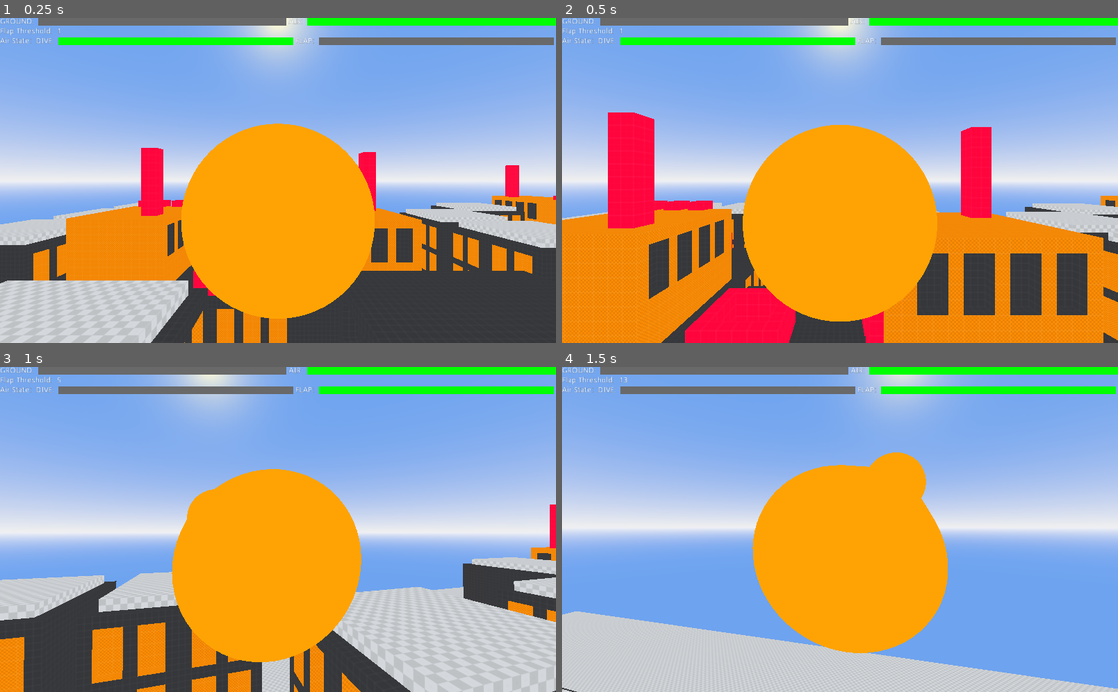
Above: before the commit, frames 1-4 (two rows, left to right).
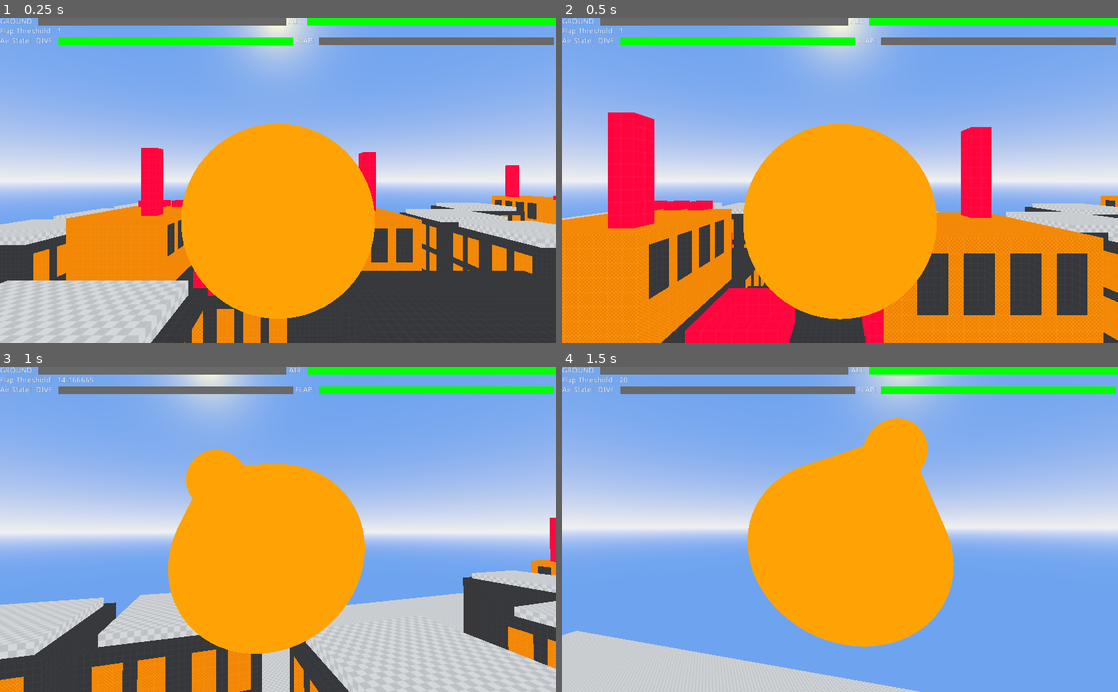
Above: after the commit, the same moments.

Repository: voxelv/birban
Game: Godot game, scene res://main.tscn
Two runs of this game, one before a commit and one after it. Both use one fixed random seed, a clock stepped at 60 frames per second and the inputs below.
Inputs (mouse positions are in pixels of both pictures, inside the frame that each line leads up to):
- Up to frame 1 (0.25 s): no input
- Up to frame 2 (0.5 s): no input
- Up to frame 3 (1 s): move the mouse to (305, 529) at 0.52 s; hold W (move_forward) from 0.53 s (still down); tap Space (jump) at 0.6, 0.77 s; click (305, 529) at 0.67 s
- Up to frame 4 (1.5 s): keep holding W (move_forward); tap Space (jump) at 1.07, 1.35 s; move the mouse to (812, 529) at 1.27 s

Frame 1 is identical in both runs. In frame 2, 0.4% of the frame differs, in the area x 32-68%, y 32-94%; in frame 3, 16%, in the area x 0-100%, y 3-100%; in frame 4, 9.8%.

Commit message:
stuff

Diff:
--- a/main.tscn
+++ b/main.tscn
@@ -162,8 +162,6 @@
 speed = 20.0
 acceleration = 20.0
 main_path = NodePath("../..")
-air_color_path = NodePath("../../ui/VBoxContainer/HBoxContainer/air_color")
-ground_color_path = NodePath("../../ui/VBoxContainer/HBoxContainer/ground_color")
 
 [node name="vec_helper" parent="world/player" instance=ExtResource( 7 )]
 color = Color( 1, 0.631373, 0, 1 )
--- a/player.gd
+++ b/player.gd
@@ -30,10 +30,6 @@
 # MOVEMENT DEBUG
 export(NodePath) var main_path
 onready var main := get_node(main_path) as Node
-export(NodePath) var air_color_path
-export(NodePath) var ground_color_path
-onready var air_color : ColorRect = get_node(air_color_path)
-onready var ground_color : ColorRect = get_node(ground_color_path)
 const COLOR_DEFAULT := Color.dimgray
 const COLOR_ON := Color.green
 onready var vec_helper = find_node("vec_helper") as Spatial
@@ -63,6 +59,8 @@
 			Input.set_mouse_mode(Input.MOUSE_MODE_CAPTURED)
 			mouse_captured = true
 	main.find_node("flap_threshold_label").text = str(flap_threshold)
+	main.find_node("air_color").color = COLOR_ON if move_state == MOVE.AIR else COLOR_DEFAULT
+	main.find_node("ground_color").color = COLOR_ON if move_state == MOVE.GROUND else COLOR_DEFAULT
 	main.find_node("air_state_dive_color").color = COLOR_ON if air_state == AIR.DIVE else COLOR_DEFAULT
 	main.find_node("air_state_flap_color").color = COLOR_ON if air_state == AIR.FLAP else COLOR_DEFAULT
 
@@ -86,19 +84,17 @@
 #	var test_string := get_tree().get_root().find_node("test_string") as Label
 	if is_on_floor():
 		if(move_state == MOVE.AIR):
-			air_color.color = COLOR_DEFAULT
-			ground_color.color = COLOR_ON
 			move_state = MOVE.GROUND
 			velocity.y = 0.0
 		velocity = handle_on_ground_movement(delta)
 	else:
 		if(move_state == MOVE.GROUND):
-			air_color.color = COLOR_ON
-			ground_color.color = COLOR_DEFAULT
 			move_state = MOVE.AIR
 		velocity = handle_in_air_movement(delta)
 
-	vec_helper.transform = Transform.IDENTITY.looking_at(velocity if velocity.length() > 1.0 else Vector3.DOWN, Vector3.UP).scaled(Vector3.ONE * max(0.9, velocity.length()))
+	print(str(abs(velocity.dot(Vector3.DOWN))))
+	if velocity.dot(Vector3.DOWN) < 3.0:
+		vec_helper.transform = Transform.IDENTITY.looking_at(velocity, Vector3.UP).scaled(Vector3.ONE * max(0.9, velocity.length()))
 	velocity = move_and_slide(velocity, Vector3.UP)
 
 	if translation.y < -125.0:
@@ -108,21 +104,7 @@
 		velocity = Vector3.ZERO
 
 func handle_on_ground_movement(delta):
-	var direction = Vector3.ZERO
-
-	if Input.is_action_pressed("move_forward"):
-		direction -= camera_pivot.transform.basis.z
-
-	if Input.is_action_pressed("move_backward"):
-		direction += camera_pivot.transform.basis.z
-
-	if Input.is_action_pressed("move_left"):
-		direction -= camera_pivot.transform.basis.x
-
-	if Input.is_action_pressed("move_right"):
-		direction += camera_pivot.transform.basis.x
-
-	direction = direction.normalized()
+	var direction = get_input_vec3_camera_aligned().normalized()
 
 	var v := velocity
 
@@ -139,7 +121,7 @@
 
 	return(v)
 
-func get_input()->Vector3:
+func get_input_vec3_ones()->Vector3:
 	var direction = Vector3.ZERO
 
 	if Input.is_action_pressed("move_forward"):
@@ -156,12 +138,28 @@
 
 	return(direction)
 
+func get_input_vec3_camera_aligned()->Vector3:
+	var direction = Vector3.ZERO
+
+	if Input.is_action_pressed("move_forward"):
+		direction -= camera_pivot.transform.basis.z
+
+	if Input.is_action_pressed("move_backward"):
+		direction += camera_pivot.transform.basis.z
+
+	if Input.is_action_pressed("move_left"):
+		direction -= camera_pivot.transform.basis.x
+
+	if Input.is_action_pressed("move_right"):
+		direction += camera_pivot.transform.basis.x
+	return(direction)
+
 func handle_in_air_movement(delta):
 	var max_turn = 20.0
 	var max_pitch = deg2rad(20.0)
 
 	var v = Vector3.ZERO
-	var input_vec = get_input()
+	var input_vec = get_input_vec3_camera_aligned()
 	visual.rotate(Vector3.UP, clamp(-input_vec.x * delta, -max_turn, max_turn))
 	visual.rotation.y = fposmod(visual.rotation.y, TAU)
 	visual.rotation.z = lerp(visual.rotation.z, max_pitch * -input_vec.x, 2.0 * delta)
@@ -171,9 +169,10 @@
 	if Input.is_action_just_pressed("jump"):
 		if air_state == AIR.DIVE:
 			air_state = AIR.FLAP
+			flap_threshold = abs(v.y) + flap_power
 		elif air_state == AIR.FLAP:
 			flap_threshold += flap_power
-			flap_threshold = clamp(flap_threshold, 1.0, max_flap)
+		flap_threshold = clamp(flap_threshold, 1.0, max_flap)
 
 	if air_state == AIR.FLAP:
 		v.y = lerp(v.y, flap_threshold, 10.0*delta)
